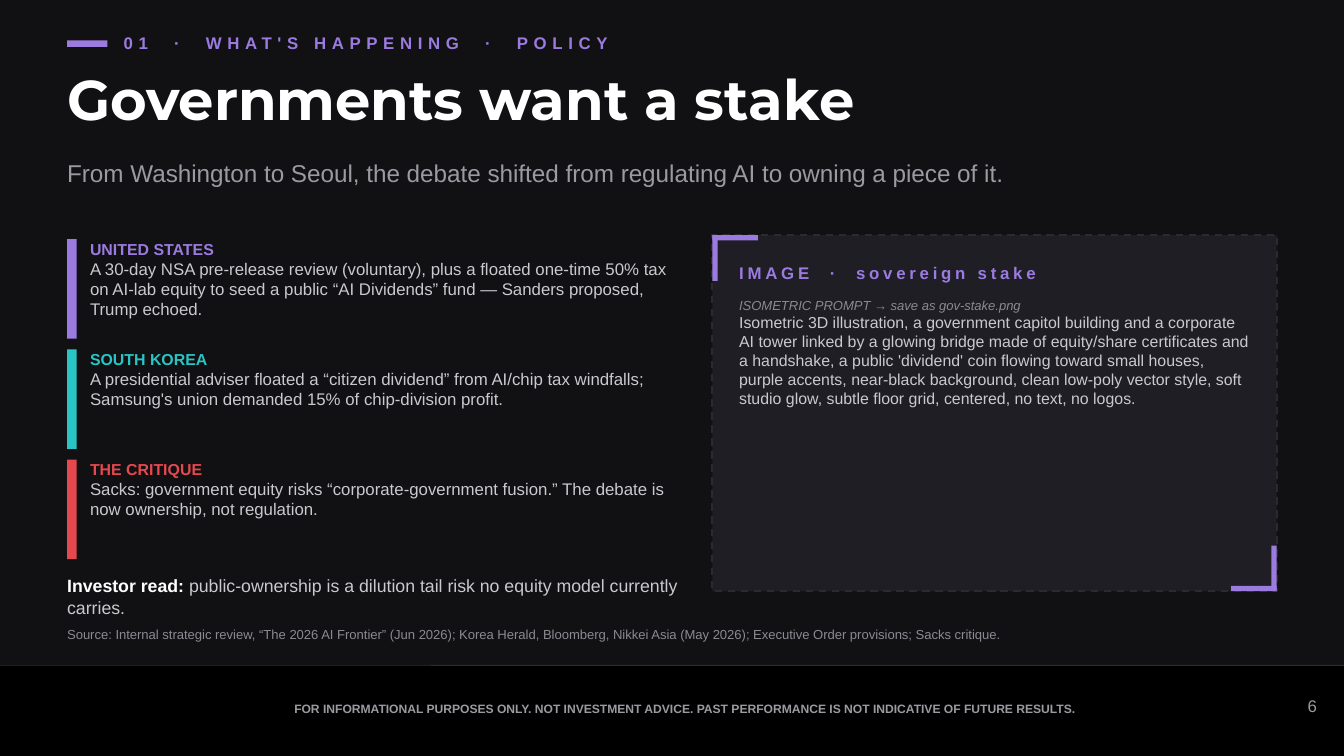
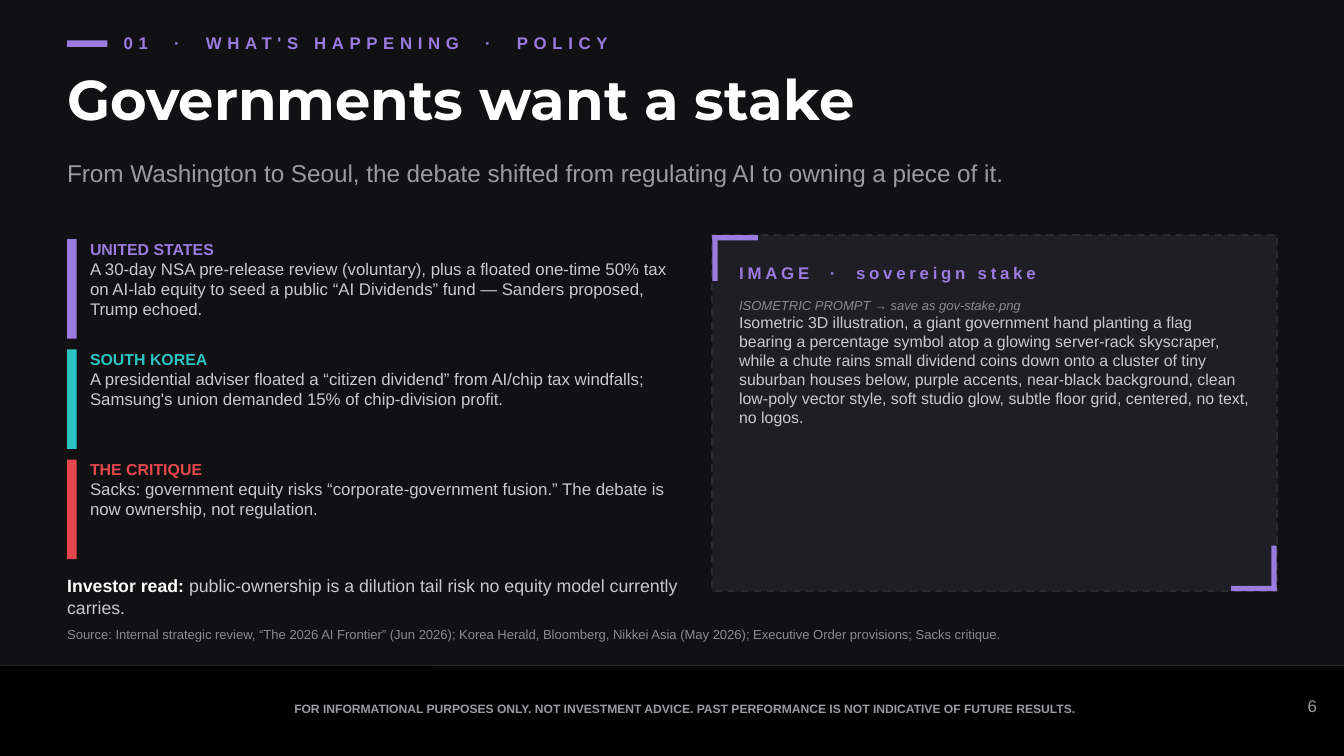
Before and after one commit to samuelcmcclellan-cell/ai-markets-deck, a slide deck: slide 6 of ai-markets-deck.pptx. Drawn at 1344x756 pixels with LibreOffice and Linux fonts; fonts in the diff are those of the drawing. Boxes give left, top, right and bottom in pixels: in the first picture for what was removed or moved away, otherwise in the second. Text is boxed around its words. In the diff, an @@ line names an element or a change of style, - is before the commit and + after.

```diff
--- a/ai-markets-deck.pptx
+++ b/ai-markets-deck.pptx
@@ text at [739, 316, 1249, 427]: text changed @@
-Isometric 3D illustration, a government capitol building and a corporate AI tower linked by a glowing bridge made of equity/share certificates and a handshake, a public 'dividend' coin flowing toward small houses, purple accents, near-black background, clean low-poly vector style, soft studio glow, subtle floor grid, centered, no text, no logos.
+Isometric 3D illustration, a giant government hand planting a flag bearing a percentage symbol atop a glowing server-rack skyscraper, while a chute rains small dividend coins down onto a cluster of tiny suburban houses below, purple accents, near-black background, clean low-poly vector style, soft studio glow, subtle floor grid, centered, no text, no logos.
```
Also in this commit, not shown: 6 other slides changed, 3 other files.
